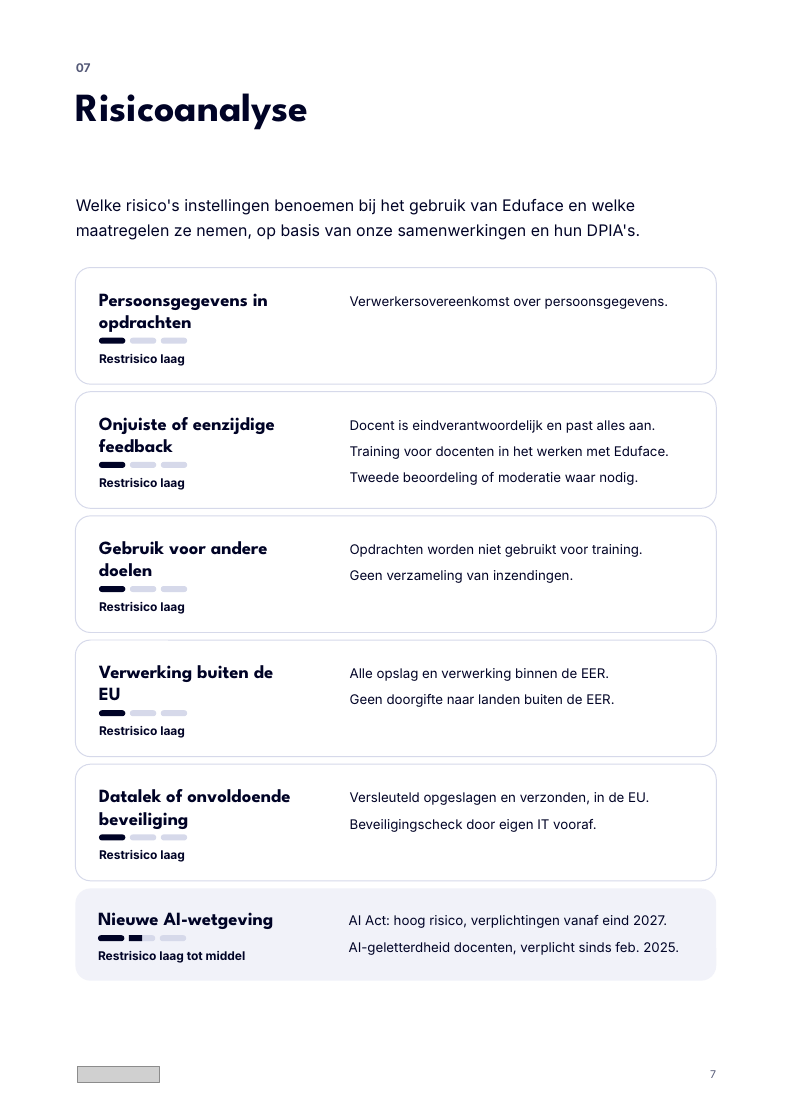
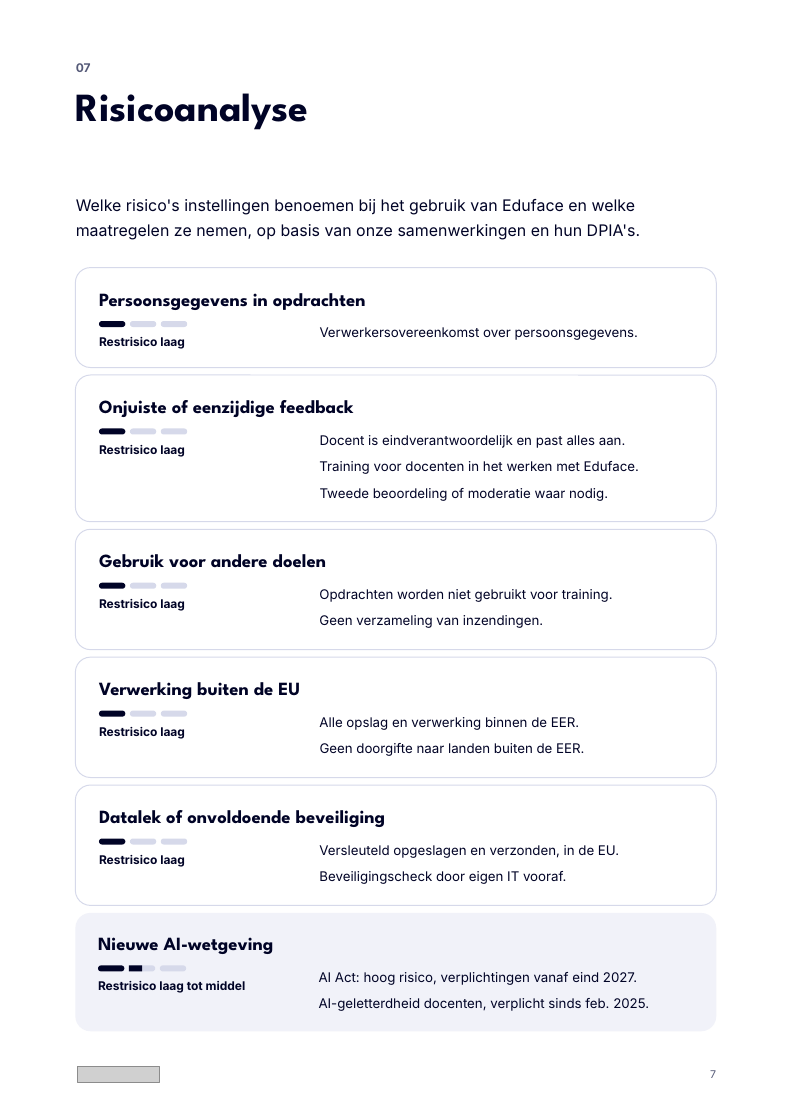
Before and after one commit to Dante-Eduface/Claude, a slide deck: slide 1 of Design/Concepts/risicoanalyse/academica-risicoanalyse-bewerkbaar.pptx. Drawn at 792x1120 pixels with LibreOffice and Linux fonts; fonts in the diff are those of the drawing; grey boxes stand for pictures; background and template pictures are left out. Boxes give left, top, right and bottom in pixels: in the first picture for what was removed or moved away, otherwise in the second. Text is boxed around its words. In the diff, an @@ line names an element or a change of style, - is before the commit and + after.

```diff
--- a/Design/Concepts/risicoanalyse/academica-risicoanalyse-bewerkbaar.pptx
+++ b/Design/Concepts/risicoanalyse/academica-risicoanalyse-bewerkbaar.pptx
@@ rounded rectangle: place and size @@
-rounded rectangle at <box>76,267,716,384</box>
+rounded rectangle at <box>76,267,716,367</box>
@@ text "Persoonsgegevens in opdrachten" rewrapped from <box>99,293,268,332</box> to <box>99,293,366,310</box> @@
@@ 3 rounded rectangles, 1 text: place and size @@
-3 rounded rectangles, 1 text at <box>99,338,188,366</box>
+3 rounded rectangles, 1 text at <box>99,321,188,349</box>
@@ text "Verwerkersovereenkomst over persoonsgegevens.": place and size @@
-text "Verwerkersovereenkomst over persoonsgegevens." at <box>350,296,669,309</box>
+text "Verwerkersovereenkomst over persoonsgegevens." at <box>320,327,639,340</box>
@@ rounded rectangle: place and size @@
-rounded rectangle at <box>76,392,716,509</box>
+rounded rectangle at <box>76,375,716,522</box>
@@ text "Onjuiste of eenzijdige feedback" rewrapped from <box>99,417,275,453</box> to <box>99,400,354,417</box> @@
@@ 3 rounded rectangles, 1 text: place and size @@
-3 rounded rectangles, 1 text at <box>99,462,188,490</box>
+3 rounded rectangles, 1 text at <box>99,429,188,456</box>
@@ 3 texts: place and size @@
-3 texts at <box>350,420,669,485</box>
+3 texts at <box>319,435,639,501</box>
@@ rounded rectangle: place and size @@
-rounded rectangle at <box>76,516,716,633</box>
+rounded rectangle at <box>76,530,716,650</box>
@@ text "Gebruik voor andere doelen" rewrapped from <box>99,541,268,577</box> to <box>99,554,326,568</box> @@
@@ text "Opdrachten worden niet gebruikt voor ...": place and size @@
-text "Opdrachten worden niet gebruikt voor ..." at <box>350,544,643,557</box>
+text "Opdrachten worden niet gebruikt voor ..." at <box>319,589,613,602</box>
@@ text "Geen verzameling van inzendingen.": place and size @@
-text "Geen verzameling van inzendingen." at <box>350,570,573,583</box>
+text "Geen verzameling van inzendingen." at <box>319,615,543,628</box>
@@ rounded rectangle: place and size @@
-rounded rectangle at <box>76,641,716,758</box>
+rounded rectangle at <box>76,657,716,778</box>
@@ text "Verwerking buiten de EU" rewrapped from <box>99,665,274,701</box> to <box>99,682,300,699</box> @@
@@ text "Alle opslag en verwerking binnen ...": place and size @@
-text "Alle opslag en verwerking binnen ..." at <box>350,668,609,681</box>
+text "Alle opslag en verwerking binnen ..." at <box>319,717,579,730</box>
@@ text "Geen doorgifte naar landen buiten ...": place and size @@
-text "Geen doorgifte naar landen buiten ..." at <box>350,694,614,707</box>
+text "Geen doorgifte naar landen buiten ..." at <box>320,743,584,756</box>
@@ rounded rectangle: place and size @@
-rounded rectangle at <box>76,764,716,881</box>
+rounded rectangle at <box>76,785,716,906</box>
@@ text "Datalek of onvoldoende beveiliging" rewrapped from <box>99,789,290,829</box> to <box>99,810,386,827</box> @@
@@ 3 rounded rectangles, 1 text: place and size @@
-3 rounded rectangles, 1 text at <box>99,835,188,862</box>
+3 rounded rectangles, 1 text at <box>99,839,188,866</box>
@@ proportions changed in 6 elements at <box>76,375,716,522</box>, <box>76,267,716,367</box>, <box>76,530,716,650</box>, <box>76,657,716,778</box>, <box>76,785,716,906</box>, <box>76,914,716,1032</box> @@
@@ rounded rectangle: place and size @@
-rounded rectangle at <box>76,889,716,981</box>
+rounded rectangle at <box>76,914,716,1032</box>
@@ text "Nieuwe AI-wetgeving": place and size @@
-text "Nieuwe AI-wetgeving" at <box>98,912,274,929</box>
+text "Nieuwe AI-wetgeving" at <box>98,937,274,954</box>
@@ 3 rounded rectangles, 1 text, 1 rectangle: place and size @@
-3 rounded rectangles, 1 text, 1 rectangle at <box>98,936,246,963</box>
+3 rounded rectangles, 1 text, 1 rectangle at <box>98,965,246,993</box>
@@ 3 texts: place and size @@
-3 texts at <box>349,792,667,928</box>
+3 texts at <box>319,845,637,985</box>
@@ text "AI-geletterdheid docenten, verplicht sinds feb. ...": place and size @@
-text "AI-geletterdheid docenten, verplicht sinds feb. ..." at <box>349,942,679,955</box>
+text "AI-geletterdheid docenten, verplicht sinds feb. ..." at <box>319,998,649,1011</box>
```
Also in this commit, not shown: 17 other files.
